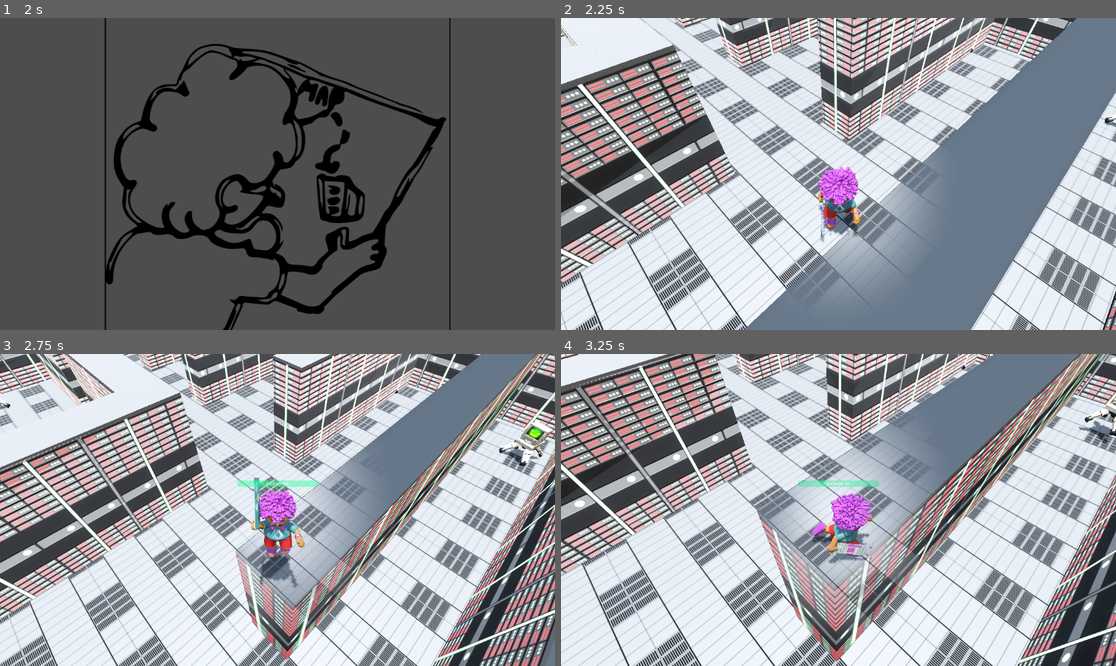
Above: before the commit, frames 1-4 (two rows, left to right).
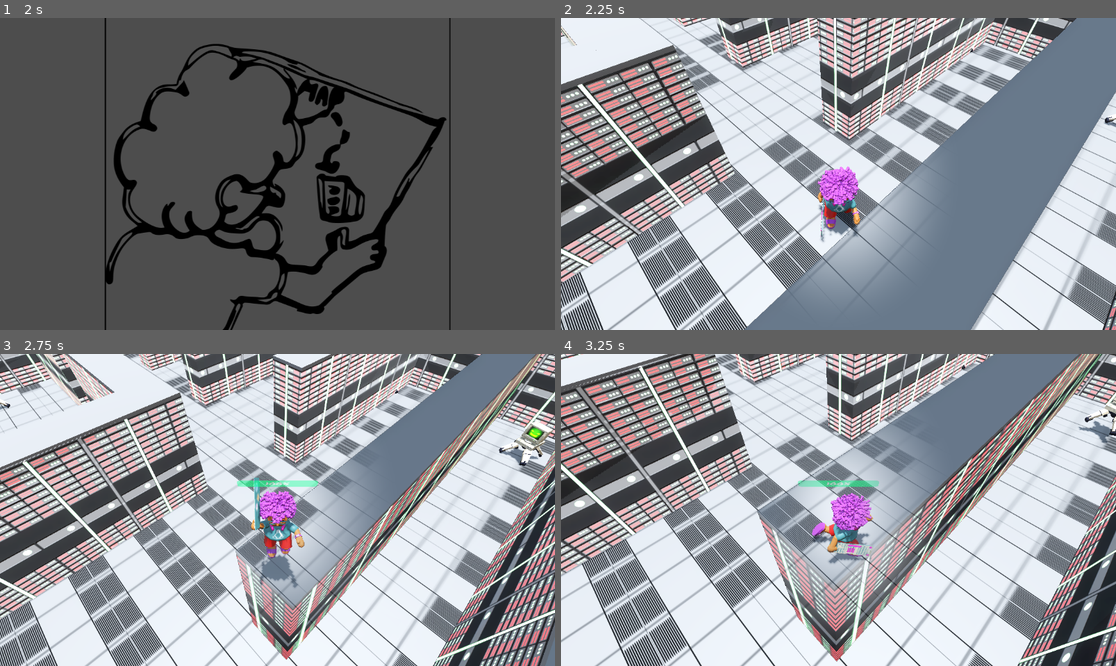
Above: after the commit, the same moments.

Repository: iparosds/Day-of-Fury
Game: Godot game, scene res://scenes/main_menu.tscn
Same seed, same stepped clock (60 frames per second), same inputs: the game is played once before the commit and once after it.
Inputs (mouse positions are in pixels of both pictures, inside the frame that each line leads up to):
- Up to frame 1 (2 s): click "Play" at 0.5 s; tap Enter (ui_accept) at 1.25, 1.52 s; move the mouse to (399, 158) at 1.27 s; press the mouse at (399, 158) at 1.28 s; hold D (right) from 1.28 s (still down)
- Up to frame 2 (2.25 s): tap Enter (ui_accept) at 2 s; move the mouse to (727, 189) at 2.02 s; release D (right) at 2.03 s; release the mouse at (727, 189) at 2.03 s; hold S (backward) from 2.03 s (still down); tap Keypad Enter at 2.1 s
- Up to frame 3 (2.75 s): keep holding S (backward); tap Enter (ui_accept) at 2.27 s
- Up to frame 4 (3.25 s): move the mouse to (894, 441) at 2.77 s; release S (backward) at 2.78 s; hold D (right) from 2.78 s (still down); tap Space at 2.85 s

Frame 1 is identical in both runs. In frame 2, 14% of the frame differs, in the area x 0-100%, y 0-100%; in frame 3, 15%; in frame 4, 17%.

Commit message:
novo level 3

Diff:
--- a/assets/textures/new_chao.tres
+++ b/assets/textures/new_chao.tres
@@ -15,5 +15,5 @@
 roughness_texture_channel = 1
 normal_enabled = true
 normal_texture = ExtResource("3_1n75e")
-uv1_scale = Vector3(12, 12, 12)
+uv1_scale = Vector3(12, 3, 12)
 uv2_scale = Vector3(4, 4, 4)
--- a/scenes/world2.tscn
+++ b/scenes/world2.tscn
@@ -100,19 +100,10 @@
 
 [node name="lights" type="Node3D" parent="NavigationRegion3D/map"]
 
-[node name="OmniLight3D" type="OmniLight3D" parent="NavigationRegion3D/map/lights"]
-transform = Transform3D(1, 0, 0, 0, 1, 0, 0, 0, 1, 5.400004, 6, 6.1867647)
-layers = 3
-light_energy = 4.0
+[node name="DirectionalLight3D" type="DirectionalLight3D" parent="NavigationRegion3D/map/lights"]
+transform = Transform3D(-1, 8.742278e-08, 3.821371e-15, 0, -4.371139e-08, 1, 8.742278e-08, 1, 4.371139e-08, -0.041733265, 0.025813103, -0.019107819)
+light_energy = 0.8
 shadow_enabled = true
-omni_range = 16.0
-
-[node name="OmniLight3D2" type="OmniLight3D" parent="NavigationRegion3D/map/lights"]
-transform = Transform3D(1, 0, 0, 0, 1, 0, 0, 0, 1, -4, 5, -1)
-layers = 3
-light_energy = 4.0
-shadow_enabled = true
-omni_range = 16.0
 
 [node name="inner_walls" type="Node3D" parent="NavigationRegion3D/map"]
 
--- a/scenes/world3.tscn
+++ b/scenes/world3.tscn
@@ -1,14 +1,16 @@
-[gd_scene load_steps=18 format=3 uid="uid://bh0142p4qd3it"]
+[gd_scene load_steps=20 format=3 uid="uid://bh0142p4qd3it"]
 
 [ext_resource type="Script" uid="uid://0e88no365uj6" path="res://scripts/world/world.gd" id="1_i6go8"]
 [ext_resource type="Script" uid="uid://bknnd4kfmq2d5" path="res://scripts/world/game_over.gd" id="2_fhnld"]
 [ext_resource type="PackedScene" uid="uid://5qiutcfa6bb8" path="res://scenes/player/player.tscn" id="3_dw3vx"]
 [ext_resource type="PackedScene" uid="uid://bnsbq016sfu1d" path="res://scenes/player/camera_rig.tscn" id="4_n43de"]
 [ext_resource type="PackedScene" uid="uid://dmwo4fku7gxfi" path="res://scenes/enemies/spider.tscn" id="5_dv4af"]
-[ext_resource type="Material" uid="uid://ckn4iqgf3jxcm" path="res://materials/floor_material.tres" id="6_ysav7"]
+[ext_resource type="Material" uid="uid://bsnyh13bc7t6a" path="res://assets/textures/new_chao.tres" id="6_dw3vx"]
+[ext_resource type="Material" uid="uid://5i2i4naclale" path="res://assets/textures/new_parede.tres" id="7_n43de"]
 [ext_resource type="Material" uid="uid://cwjli7ix2o4yc" path="res://materials/wall_material.tres" id="7_rt81f"]
 [ext_resource type="Script" uid="uid://db8gnroasgryu" path="res://scripts/world/auto_hider.gd" id="8_oid5c"]
 [ext_resource type="Script" uid="uid://c6yxo4c3q7dwc" path="res://scripts/world/hud.gd" id="9_ugwxf"]
+[ext_resource type="PackedScene" uid="uid://b2xaubntr87w6" path="res://assets/models/porta.glb" id="10_dv4af"]
 
 [sub_resource type="PackedScene" id="PackedScene_4mrxx"]
 _bundled = {
@@ -95,32 +97,23 @@
 [node name="map" type="Node3D" parent="NavigationRegion3D"]
 
 [node name="floor" type="CSGBox3D" parent="NavigationRegion3D/map"]
-material_override = ExtResource("6_ysav7")
+material_override = ExtResource("6_dw3vx")
 use_collision = true
 size = Vector3(10, 1, 40)
 
 [node name="lights" type="Node3D" parent="NavigationRegion3D/map"]
 
-[node name="OmniLight3D" type="OmniLight3D" parent="NavigationRegion3D/map/lights"]
-transform = Transform3D(1, 0, 0, 0, 1, 0, 0, 0, 1, 5.400004, 6, 6.1867647)
-layers = 3
-light_energy = 4.0
+[node name="DirectionalLight3D" type="DirectionalLight3D" parent="NavigationRegion3D/map/lights"]
+transform = Transform3D(-1, 8.742278e-08, 3.821371e-15, 0, -4.371139e-08, 1, 8.742278e-08, 1, 4.371139e-08, -0.041733265, 0.025813103, -0.019107819)
+light_energy = 0.8
 shadow_enabled = true
-omni_range = 16.0
-
-[node name="OmniLight3D2" type="OmniLight3D" parent="NavigationRegion3D/map/lights"]
-transform = Transform3D(1, 0, 0, 0, 1, 0, 0, 0, 1, -4, 5, -1)
-layers = 3
-light_energy = 4.0
-shadow_enabled = true
-omni_range = 16.0
 
 [node name="inner_walls" type="Node3D" parent="NavigationRegion3D/map"]
 
 [node name="wall6" type="CSGBox3D" parent="NavigationRegion3D/map/inner_walls"]
 transform = Transform3D(1, 0, 0, 0, 1, 0, 0, 0, 0.28171262, 1.4856386, 2, 5.619093)
 layers = 2
-material_override = ExtResource("7_rt81f")
+material_override = ExtResource("7_n43de")
 use_collision = true
 size = Vector3(1, 3, 30.40332)
 script = ExtResource("8_oid5c")
@@ -128,51 +121,90 @@
 [node name="wall7" type="CSGBox3D" parent="NavigationRegion3D/map/inner_walls"]
 transform = Transform3D(-4.371139e-08, 0, -0.28171262, 0, 1, 0, 1, 0, -1.231405e-08, -0.60889935, 2, 1.8351098)
 layers = 2
-material_override = ExtResource("7_rt81f")
+material_override = ExtResource("7_n43de")
 use_collision = true
 size = Vector3(1, 3, 14.009277)
 script = ExtResource("8_oid5c")
 
+[node name="wall8" type="CSGBox3D" parent="NavigationRegion3D/map/inner_walls"]
+transform = Transform3D(1, 0, 0, 0, 0.050000012, 0, 0, 0, 0.28171262, 1.4856386, 3.564852, 5.619093)
+layers = 2
+material_override = ExtResource("7_rt81f")
+use_collision = true
+size = Vector3(1, 3, 30.40332)
+script = ExtResource("8_oid5c")
+
+[node name="wall9" type="CSGBox3D" parent="NavigationRegion3D/map/inner_walls"]
+transform = Transform3D(-4.371139e-08, 0, -0.28171262, 0, 0.050000012, 0, 1, 0, -1.231405e-08, -0.60889935, 3.564852, 1.8351098)
+layers = 2
+material_override = ExtResource("7_rt81f")
+use_collision = true
+size = Vector3(1, 3, 14.009277)
+script = ExtResource("8_oid5c")
+
 [node name="outer_walls" type="Node3D" parent="NavigationRegion3D/map"]
 
 [node name="wall" type="CSGBox3D" parent="NavigationRegion3D/map/outer_walls"]
 transform = Transform3D(1, 0, 0, 0, 1, 0, 0, 0, 1, 4.499016, 2, 0)
 layers = 2
-material_override = ExtResource("7_rt81f")
+material_override = ExtResource("7_n43de")
 use_collision = true
 size = Vector3(1, 3, 38)
 
 [node name="wall2" type="CSGBox3D" parent="NavigationRegion3D/map/outer_walls"]
 transform = Transform3D(1, 0, 0, 0, 1, 0, 0, 0, 1.8, -4.5501575, 2, 0)
-material_override = ExtResource("7_rt81f")
+material_override = ExtResource("7_n43de")
 use_collision = true
 size = Vector3(1, 3, 22)
 
 [node name="wall3" type="CSGBox3D" parent="NavigationRegion3D/map/outer_walls"]
 transform = Transform3D(-4.3711385e-08, 0, 2.5, 0, 1, 0, -0.99999994, 0, -1.09278474e-07, -0.04663153, 2, -19.493208)
-material_override = ExtResource("7_rt81f")
+material_override = ExtResource("7_n43de")
 use_collision = true
 size = Vector3(1, 3, 4.0203857)
 
 [node name="wall4" type="CSGBox3D" parent="NavigationRegion3D/map/outer_walls"]
 transform = Transform3D(-4.3711385e-08, 0, 2.5, 0, 1, 0, -0.99999994, 0, -1.09278474e-07, 0.0037226677, 2, 19.493208)
 layers = 2
-material_override = ExtResource("7_rt81f")
+material_override = ExtResource("7_n43de")
 use_collision = true
 size = Vector3(1, 3, 4.0283203)
 
-[node name="porta" type="CSGBox3D" parent="NavigationRegion3D/map"]
-transform = Transform3D(-1, 0, 1.1920929e-07, 0, 1, 0, -1.1920929e-07, 0, -1, -4.5105524, 2, 9.480064)
-layers = 2
-material_override = ExtResource("6_ysav7")
-use_collision = true
-size = Vector3(1, 3, 3.3382568)
-
-[node name="Area3D" type="Area3D" parent="NavigationRegion3D/map/porta"]
-
-[node name="CollisionShape3D" type="CollisionShape3D" parent="NavigationRegion3D/map/porta/Area3D"]
+[node name="wall5" type="CSGBox3D" parent="NavigationRegion3D/map/outer_walls"]
+transform = Transform3D(1, 0, 0, 0, 0.050000012, 0, 0, 0, 1, 4.499016, 3.564852, 0)
+layers = 2
+material_override = ExtResource("7_rt81f")
+use_collision = true
+size = Vector3(1, 3, 38)
+
+[node name="wall6" type="CSGBox3D" parent="NavigationRegion3D/map/outer_walls"]
+transform = Transform3D(1, 0, 0, 0, 0.050000012, 0, 0, 0, 1.8, -4.5501575, 3.564852, 0)
+material_override = ExtResource("7_rt81f")
+use_collision = true
+size = Vector3(1, 3, 22)
+
+[node name="wall7" type="CSGBox3D" parent="NavigationRegion3D/map/outer_walls"]
+transform = Transform3D(-4.3711385e-08, 0, 2.5, 0, 0.050000012, 0, -0.99999994, 0, -1.09278474e-07, -0.04663153, 3.564852, -19.493208)
+material_override = ExtResource("7_rt81f")
+use_collision = true
+size = Vector3(1, 3, 4.0203857)
+
+[node name="wall8" type="CSGBox3D" parent="NavigationRegion3D/map/outer_walls"]
+transform = Transform3D(-4.3711385e-08, 0, 2.5, 0, 0.050000012, 0, -0.99999994, 0, -1.09278474e-07, 0.0037226677, 3.564852, 19.493208)
+layers = 2
+material_override = ExtResource("7_rt81f")
+use_collision = true
+size = Vector3(1, 3, 4.0283203)
+
+[node name="porta2" parent="NavigationRegion3D/map" instance=ExtResource("10_dv4af")]
+transform = Transform3D(0.00085540663, 0, 0.99999964, 0, 1, 0, -0.99999964, 0, 0.00085540663, -4.357214, 2, 17.29458)
+
+[node name="Area3D" type="Area3D" parent="NavigationRegion3D/map/porta2"]
+transform = Transform3D(-0.0008553192, 0, 0.99999964, 0, 1, 0, -0.99999964, 0, -0.0008553192, 0.008004665, 0.09174299, 0.26745224)
+
+[node name="CollisionShape3D" type="CollisionShape3D" parent="NavigationRegion3D/map/porta2/Area3D"]
 transform = Transform3D(3, 0, 0, 0, 2, 0, 0, 0, 2, 0, 0, 0)
-shape = SubResource("BoxShape3D_i6go8")
+shape = SubResource("BoxShape3D_ysav7")
 
 [node name="UI" type="CanvasLayer" parent="."]
 process_mode = 3
@@ -282,6 +314,6 @@
 text = "Main Menu"
 metadata/_edit_use_anchors_ = true
 
-[connection signal="body_entered" from="NavigationRegion3D/map/porta/Area3D" to="." method="_on_area_3d_body_entered"]
+[connection signal="body_entered" from="NavigationRegion3D/map/porta2/Area3D" to="." method="_on_area_3d_body_entered"]
 [connection signal="pressed" from="UI/GameOver/Control/VBoxContainer/RestartGameButton" to="UI/GameOver" method="_on_restart_game_button_pressed"]
 [connection signal="pressed" from="UI/GameOver/Control/VBoxContainer/MainMenuButton" to="UI/GameOver" method="_on_main_menu_button_pressed"]
Not shown: 1 places in scenes/world3.tscn that only renumber resources
